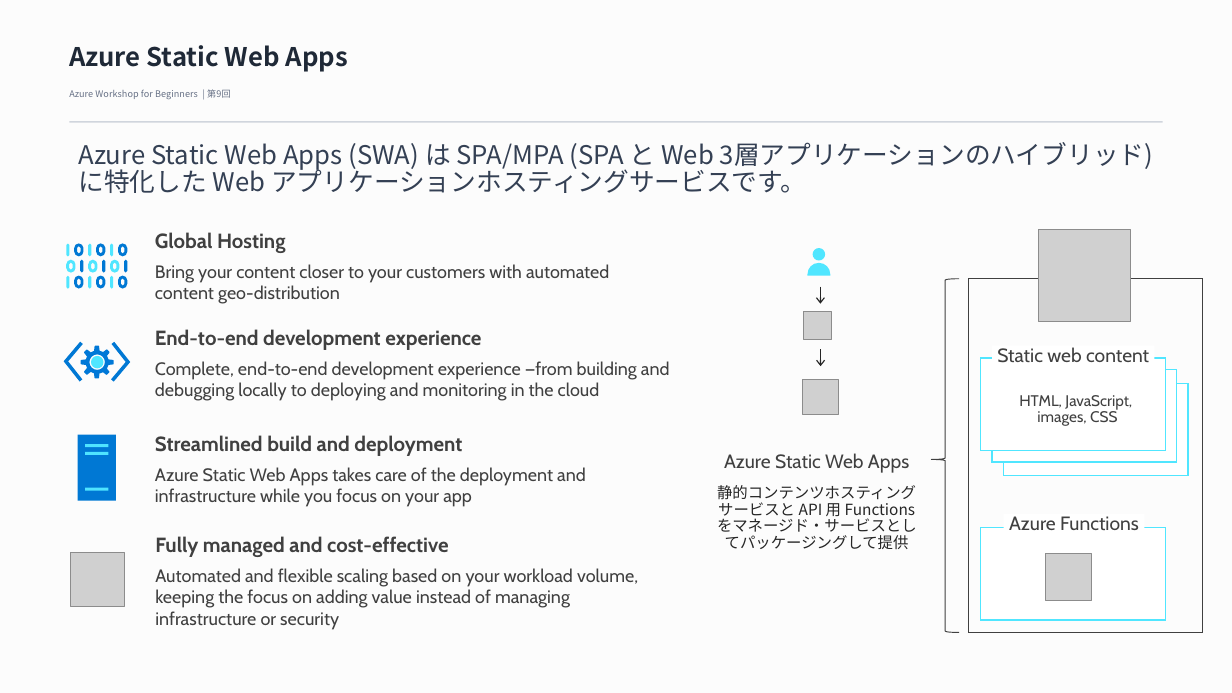
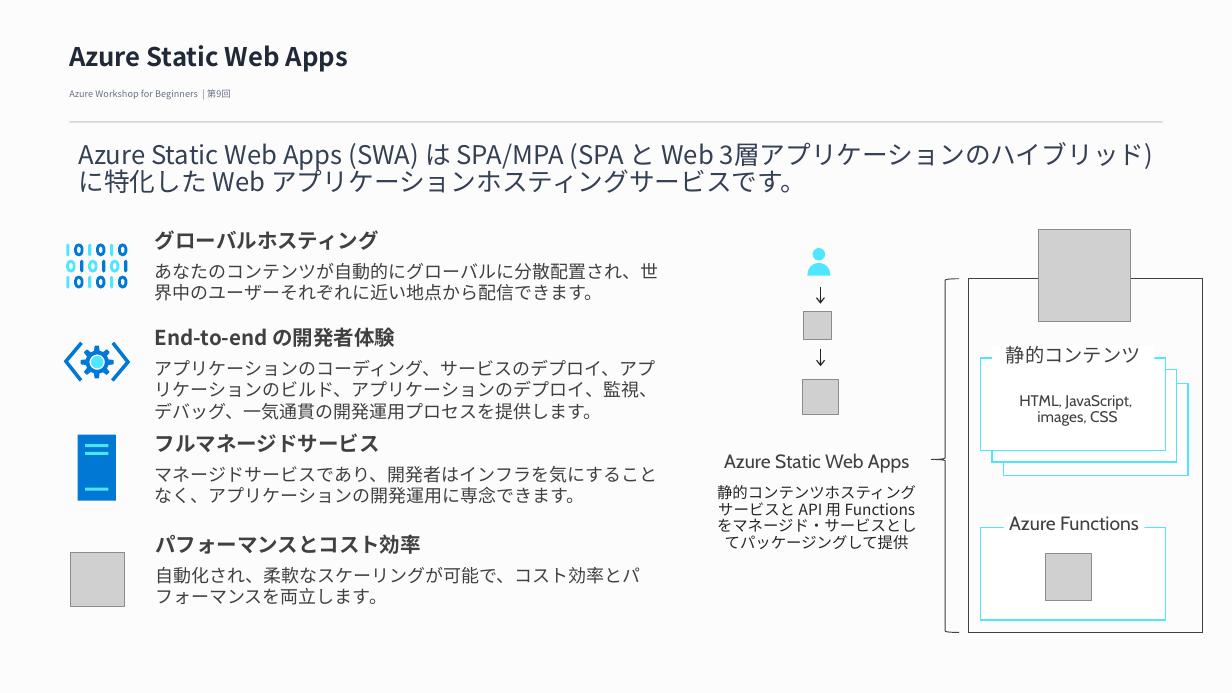
Before and after one commit to hironariy/AzureWorkshopForBeginners, a slide deck: slide 9 of materials/powerpoint-slides/lesson-09-Static-Web-Apps.pptx. Drawn at 1232x693 pixels with LibreOffice and Linux fonts; fonts in the diff are those of the drawing; grey boxes stand for pictures. Boxes give left, top, right and bottom in pixels: in the first picture for what was removed or moved away, otherwise in the second. Text is boxed around its words. In the diff, an @@ line names an element or a change of style, - is before the commit and + after.

Commit message:
revised lesson 9

```diff
--- a/materials/powerpoint-slides/lesson-09-Static-Web-Apps.pptx
+++ b/materials/powerpoint-slides/lesson-09-Static-Web-Apps.pptx
@@ text at (155, 230, 659, 301): text changed; font Cabin to Noto Sans CJK JP @@
-Global Hosting
-Bring your content closer to your customers with automated content geo-distribution
+グローバルホスティング
+あなたのコンテンツが自動的にグローバルに分散配置され、世界中のユーザーそれぞれに近い地点から配信できます。
@@ text at (155, 327, 657, 420): text changed; font Cabin to Noto Sans CJK JP @@
-End-to-end development experience
-Complete, end-to-end development experience —from building and debugging locally to deploying and monitoring in the cloud
+End-to-end の開発者体験
+アプリケーションのコーディング、サービスのデプロイ、アプリケーションのビルド、アプリケーションのデプロイ、監視、デバッグ、一気通貫の開発運用プロセスを提供します。
@@ text at (1006, 346, 1141, 364): text changed @@
-Static web content
+静的コンテンツ
@@ text at (155, 433, 657, 504): text changed; font Cabin to Noto Sans CJK JP @@
-Streamlined build and deployment
-Azure Static Web Apps takes care of the deployment and infrastructure while you focus on your app
+フルマネージドサービス
+マネージドサービスであり、開発者はインフラを気にすることなく、アプリケーションの開発運用に専念できます。
@@ text at (155, 534, 640, 605): text changed; font Cabin to Noto Sans CJK JP @@
-Fully managed and cost-effective
-Automated and flexible scaling based on your workload volume, keeping the focus on adding value instead of managing infrastructure or security
+パフォーマンスとコスト効率
+自動化され、柔軟なスケーリングが可能で、コスト効率とパフォーマンスを両立します。
```
